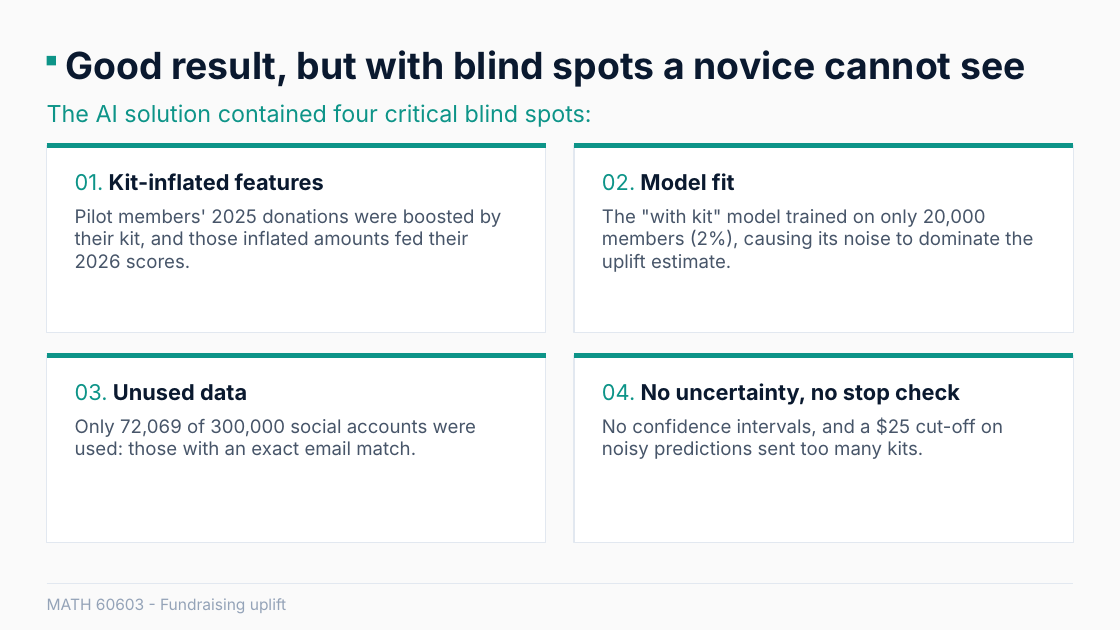
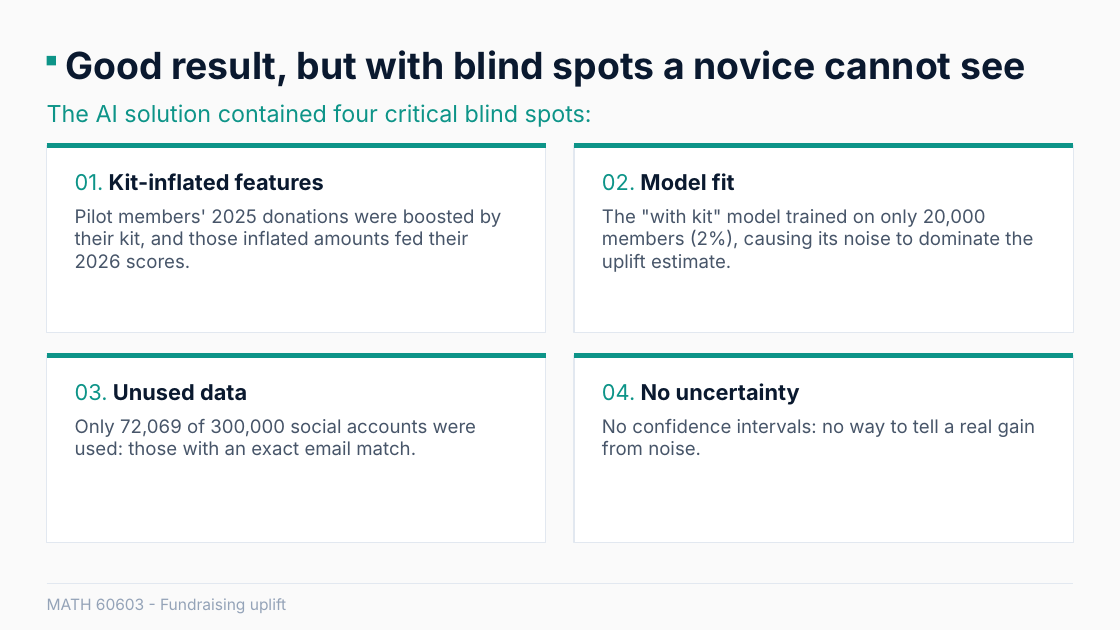
Before and after one commit to JonasRocha189/statistical-learning-project-group, a slide deck: slide 7 of MATH 60603 Statistical Learning - revised.pptx. Drawn at 1120x630 pixels with LibreOffice and Linux fonts; fonts in the diff are those of the drawing. Boxes give left, top, right and bottom in pixels: in the first picture for what was removed or moved away, otherwise in the second. Text is boxed around its words. In the diff, an @@ line names an element or a change of style, - is before the commit and + after.

```diff
--- a/MATH 60603 Statistical Learning - revised.pptx
+++ b/MATH 60603 Statistical Learning - revised.pptx
@@ text at (x1=602, y1=383, x2=1035, y2=455): text changed @@
-04. No uncertainty, no stop check
-No confidence intervals, and a $25 cut-off on noisy predictions sent too many kits.
+04. No uncertainty
+No confidence intervals: no way to tell a real gain from noise.
```
Also in this commit, not shown: 10 other slides changed, 4 other files.
